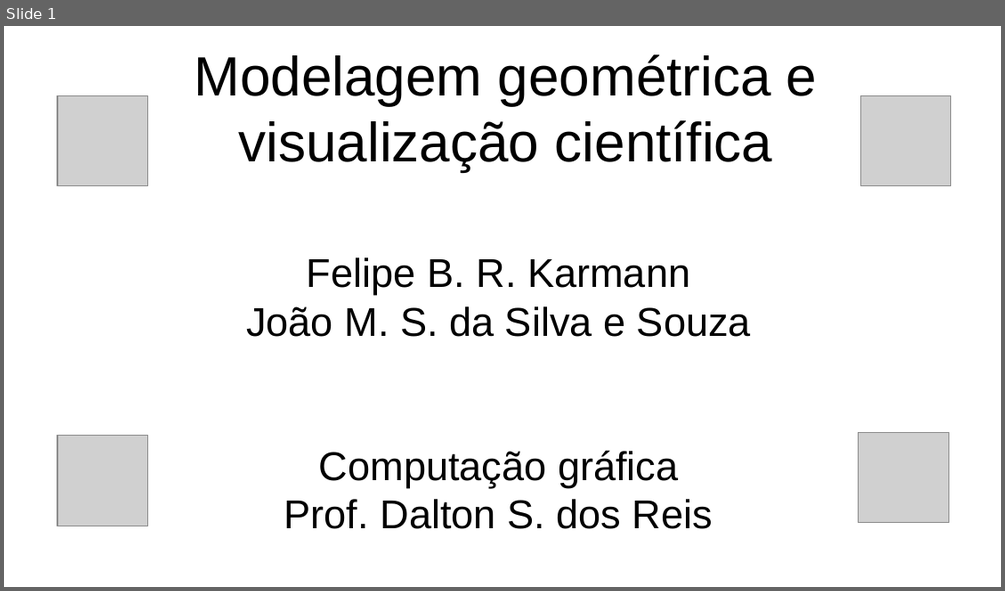
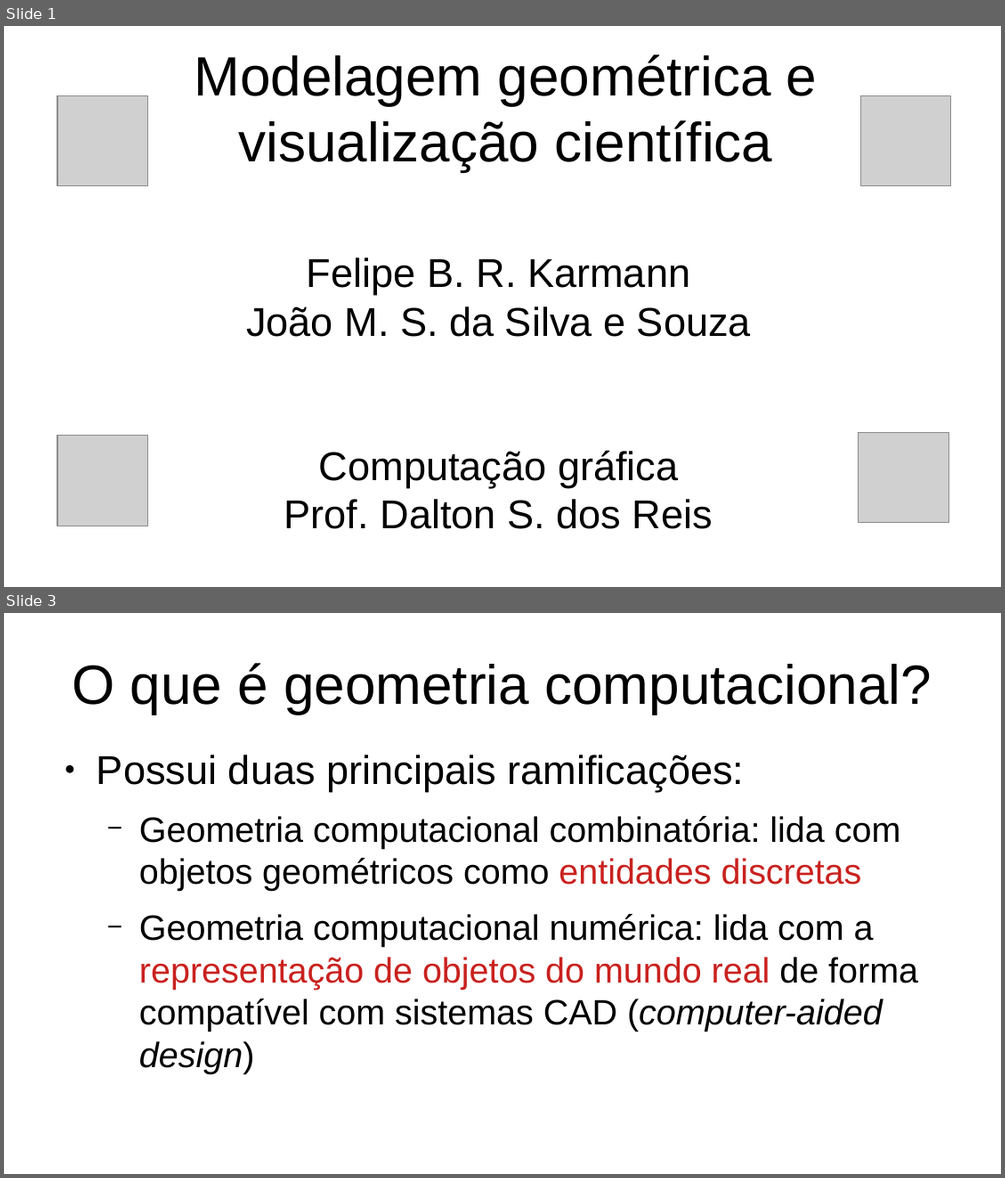
Before and after one commit to gcgfurb/CG_2024-2_not_equipe-01, a slide deck: Unidade1/slides.odp. Shown one above the other, each under a label of ours: slide 1 before the commit, slides 1 and 3 after it; the slides between them are not shown. The pictures are 1005x591 and 1005x1178 pixels, drawn with LibreOffice and Linux fonts; fonts in the diff are those of the drawing; grey boxes stand for pictures. Boxes give left, top, right and bottom in pixels: in the first picture for what was removed or moved away, otherwise in the second. Text is boxed around its words. In the diff, an @@ line names an element or a change of style, - is before the commit and + after.

```diff
--- a/Unidade1/slides.odp
+++ b/Unidade1/slides.odp
@@ slide 3 added at bbox=[4, 613, 1001, 1174], background #FFFFFF @@
@@ title added at bbox=[72, 663, 931, 714], 44 pt, text #000000 @@
+O que é geometria computacional?
@@ text added at bbox=[97, 755, 918, 1073], 28 pt, text #000000 @@
+● Possui duas principais ramificações:
+  − Geometria computacional combinatória: lida com objetos geométricos como entidades discretas
+  − Geometria computacional numérica: lida com a representação de objetos do mundo real de forma compatível com sistemas CAD (computer-aided design)
```
Also in this commit, not shown: 1 slide changed, 2 other slides added, 1 slide removed, 1 other file.
